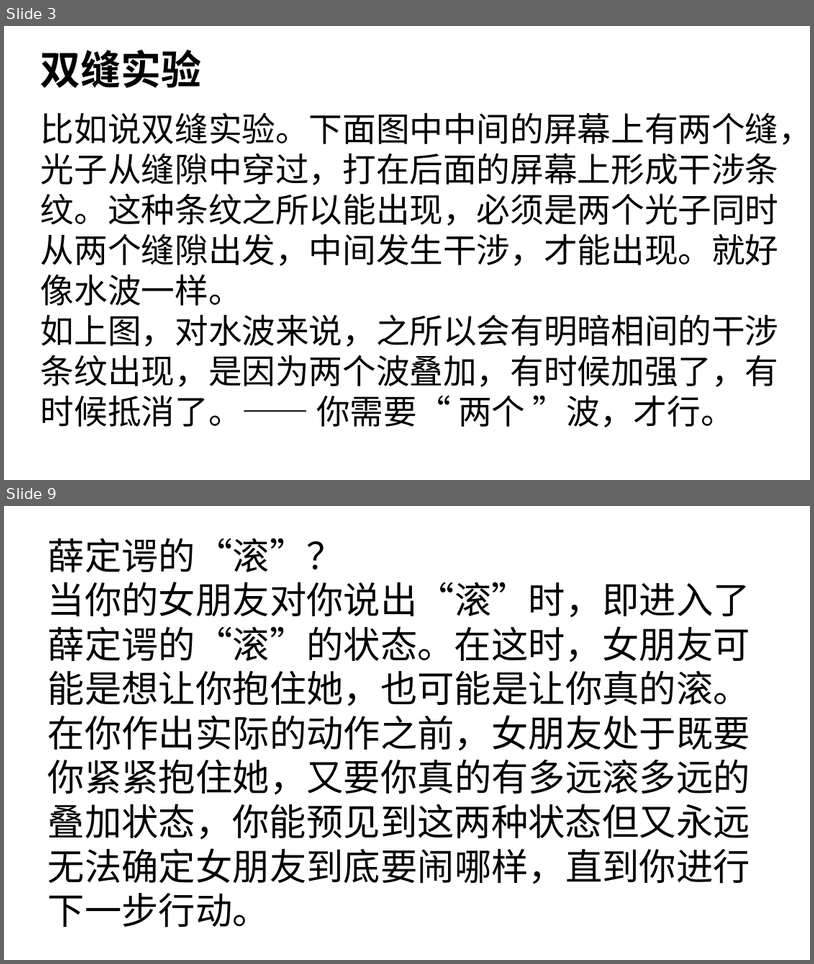
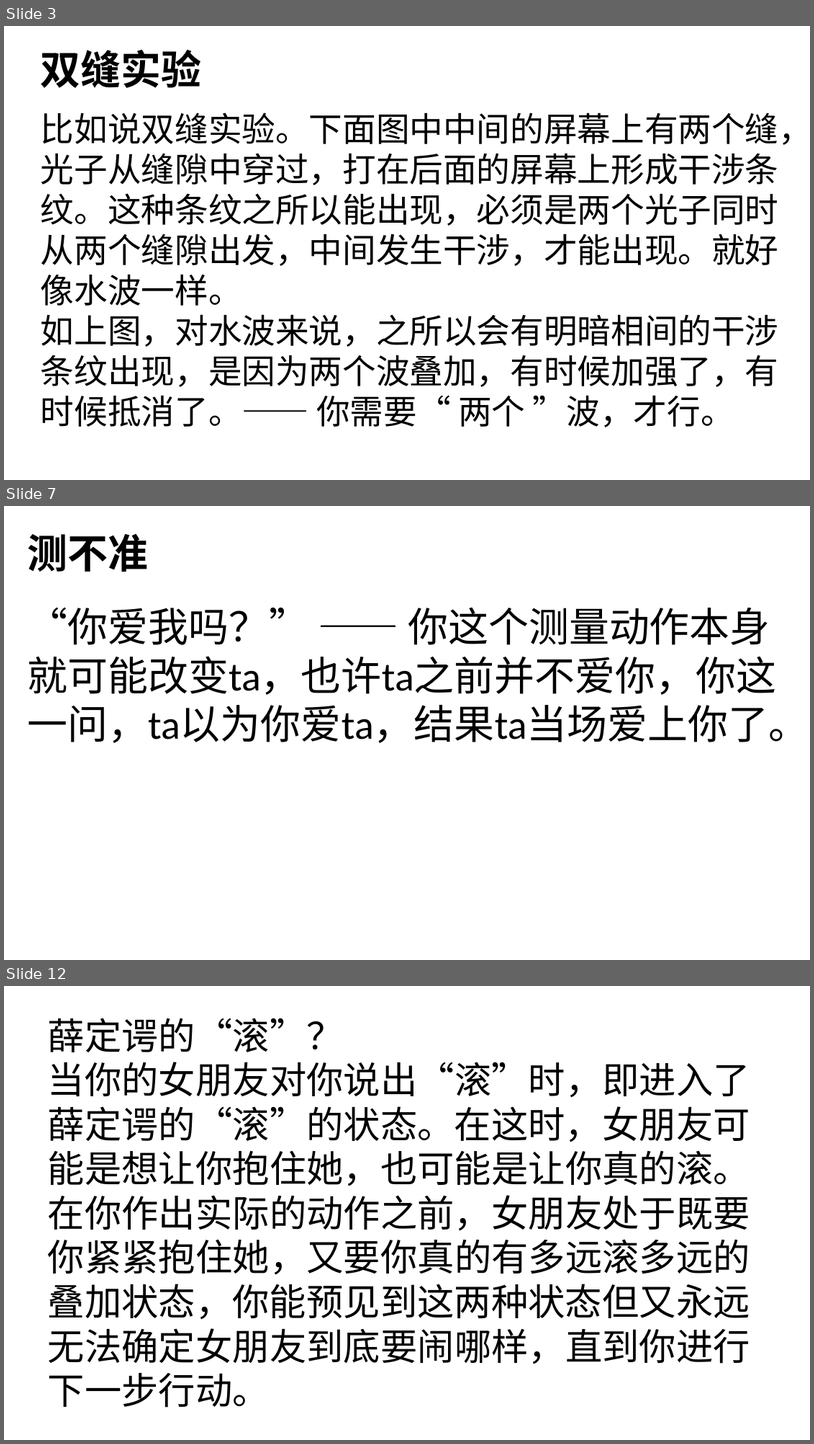
Before and after one commit to FredJiangFei/MyDocuments, a slide deck: 其他/薛定谔的猫/薛定谔的猫 - 副本.pptx. Shown one above the other, each under a label of ours: slides 3 and 9 before the commit, slides 3, 7 and 12 after it; the slides between them are not shown. The pictures are 814x964 and 814x1444 pixels, drawn with LibreOffice and Linux fonts; fonts in the diff are those of the drawing. Boxes give left, top, right and bottom in pixels: in the first picture for what was removed or moved away, otherwise in the second. Text is boxed around its words. In the diff, an @@ line names an element or a change of style, - is before the commit and + after.

```diff
--- a/其他/薛定谔的猫/薛定谔的猫 - 副本.pptx
+++ b/其他/薛定谔的猫/薛定谔的猫 - 副本.pptx
@@ slide 7 added at [4, 506, 810, 960], background #FFFFFF @@
@@ text added at [27, 533, 148, 572], 48 pt, text #000000, bold @@
+测不准
@@ text added at [27, 607, 810, 743], 48 pt, text #000000 @@
+“你爱我吗？” —— 你这个测量动作本身就可能改变ta，也许ta之前并不爱你，你这一问，ta以为你爱ta，结果ta当场爱上你了。
@@ what was slide 9 is now slide 12 @@
```
Also in this commit, not shown: 7 slides changed, 2 other slides added.
